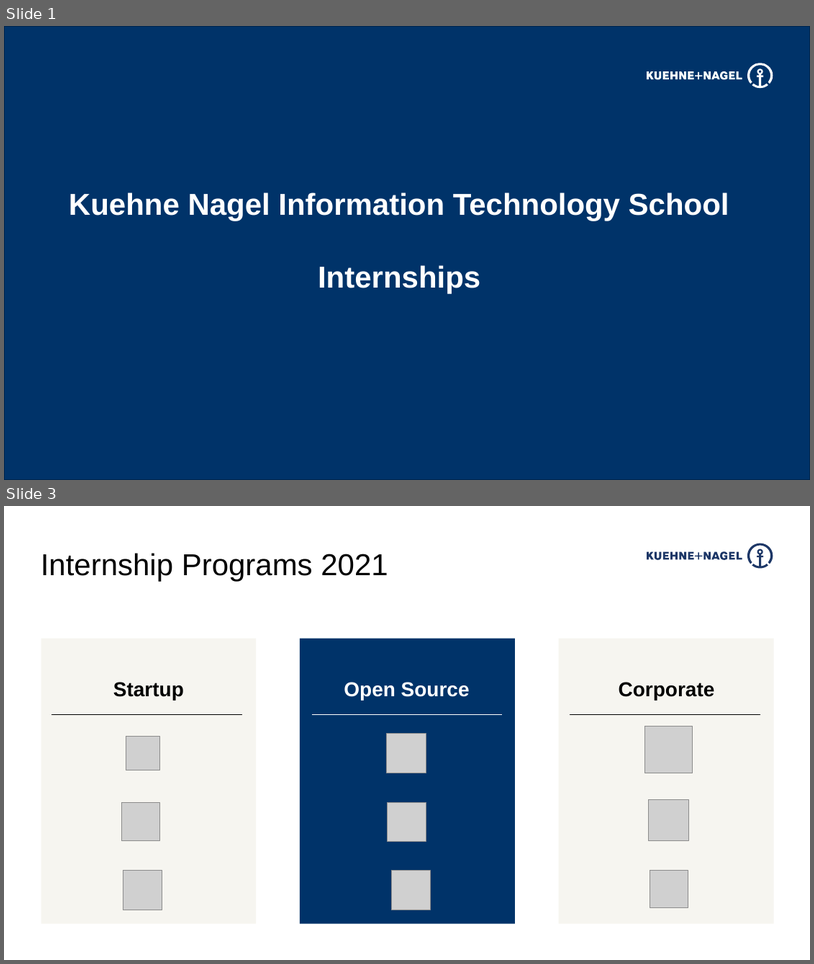
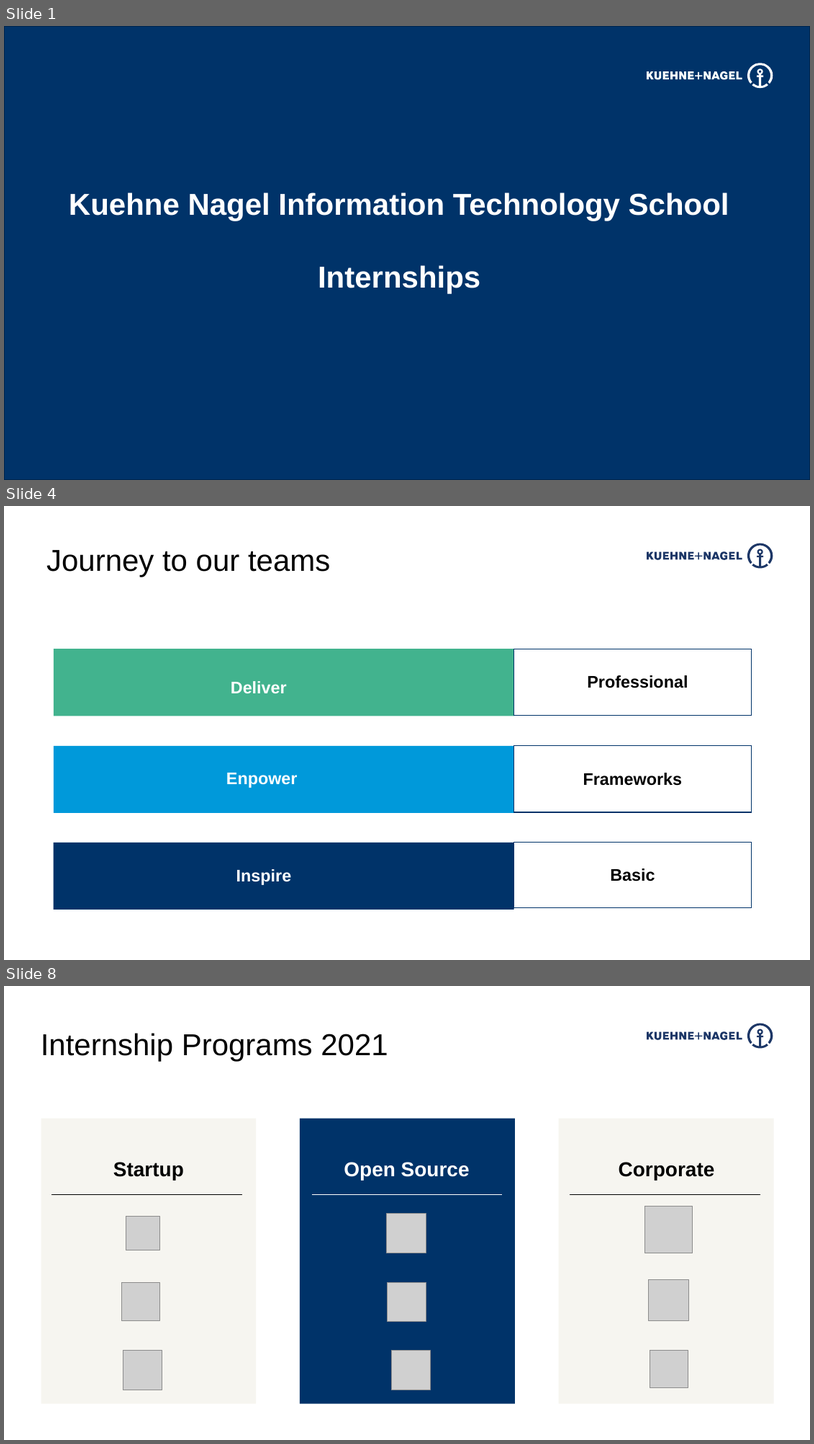
Before and after one commit to stefanofiorenza/KNITS, a slide deck: Presentations/KNITS/Events/KNITS4Business/KNITS-Programs2021.pptx. Shown one above the other, each under a label of ours: slides 1 and 3 before the commit, slides 1, 4 and 8 after it; the slides between them are not shown. The pictures are 814x964 and 814x1444 pixels, drawn with LibreOffice and Linux fonts; fonts in the diff are those of the drawing; grey boxes stand for pictures. Boxes give left, top, right and bottom in pixels: in the first picture for what was removed or moved away, otherwise in the second. Text is boxed around its words. In the diff, an @@ line names an element or a change of style, - is before the commit and + after.

```diff
--- a/Presentations/KNITS/Events/KNITS4Business/KNITS-Programs2021.pptx
+++ b/Presentations/KNITS/Events/KNITS4Business/KNITS-Programs2021.pptx
@@ slide 4 added at bbox=[4, 506, 810, 960], background #FFFFFF; not listed: 1 template element that a slide beside it also shows @@
@@ text added at bbox=[46, 550, 330, 577], 36 pt, text #000000 @@
+Journey to our teams
@@ rectangle added at bbox=[54, 649, 514, 716], fill #42B38E @@
@@ rectangle added at bbox=[514, 649, 751, 716], fill #FFFFFF, outline #003369 1 pt @@
@@ text added at bbox=[587, 675, 688, 688], 20 pt, text #000000, bold @@
+Professional
@@ text added at bbox=[231, 681, 287, 693], 20 pt, text #FFFFFF, bold @@
+Deliver
@@ rectangle added at bbox=[54, 746, 514, 813], fill #0099DA @@
@@ rectangle added at bbox=[514, 746, 751, 812], fill #FFFFFF, outline #003369 1 pt @@
@@ text added at bbox=[226, 772, 298, 788], 20 pt, text #FFFFFF, bold @@
+Enpower
@@ text added at bbox=[584, 772, 683, 785], 20 pt, text #000000, bold @@
+Frameworks
@@ rectangle added at bbox=[54, 842, 514, 909], fill #003369 @@
@@ rectangle added at bbox=[514, 842, 751, 908], fill #FFFFFF, outline #003369 1 pt @@
@@ text added at bbox=[237, 869, 292, 885], 20 pt, text #FFFFFF, bold @@
+Inspire
@@ text added at bbox=[610, 868, 655, 881], 20 pt, text #000000, bold @@
+Basic
@@ what was slide 3 is now slide 8 @@
```
Also in this commit, not shown: 2 slides changed, 4 other slides added, 16 other files.
